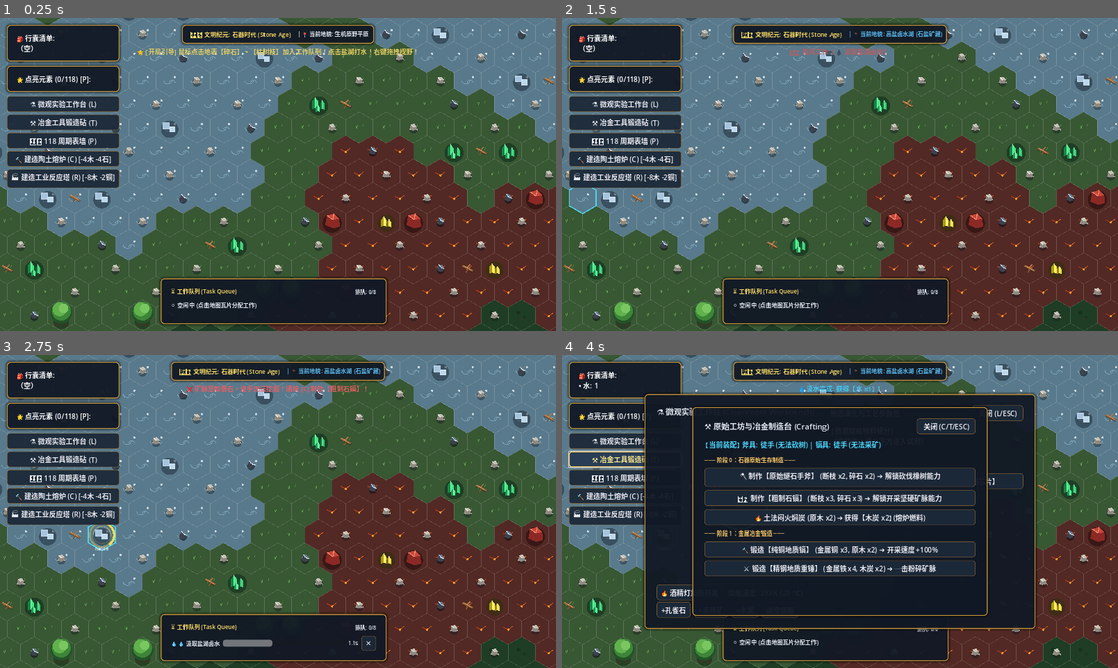
Above: before the commit, frames 1-4 (two rows, left to right).
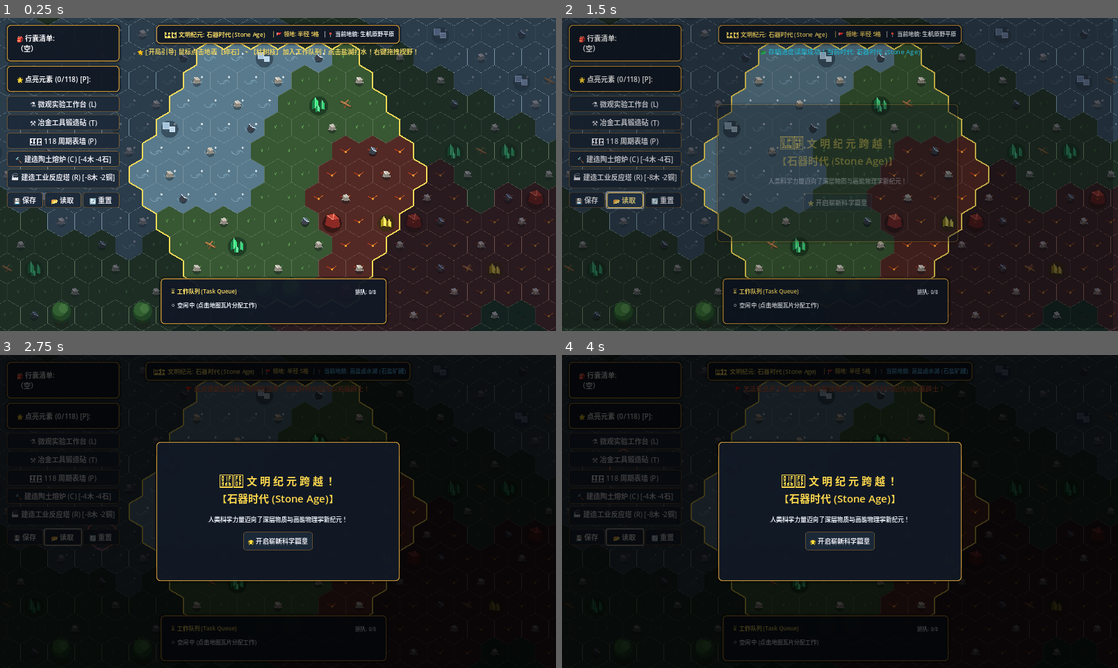
Above: after the commit, the same moments.

Repository: imlinhanchao/elemental-earth-2d
Game: Godot game, scene res://src/scenes/world.tscn
The game is run twice, just before and just after one commit, with the same random seed, the same clock (stepped at 60 frames per second) and the same inputs.
Inputs (mouse positions are in pixels of both pictures, inside the frame that each line leads up to):
- Up to frame 1 (0.25 s): no input
- Up to frame 2 (1.5 s): click (584, 199) at 0.5 s, where only the run after the commit has a clickable "💾 保存"; click "✕" (after the commit: "📂 读取") at 1.25 s
- Up to frame 3 (2.75 s): click (100, 536) at 2 s, where only the run after the commit has a clickable "🔄 重置"
- Up to frame 4 (4 s): click "⚗️ 微观实验工作台 (L)" at 2.75 s; click "⚒️ 冶金工具锻造砧 (T)" at 3.5 s

The runs differ from the first frame. In frame 1, 51% of the frame differs, in the area x 0-100%, y 0-100%; in frame 2, 78%; in frame 3, 99%; in frame 4, 72%.

Commit message:
feat: implement era territory expansion, fog of war boundary, and full save/load architecture

Diff:
--- a/src/core/game_state.gd
+++ b/src/core/game_state.gd
@@ -6,6 +6,7 @@
 const PlayerInventory = preload("res://src/core/player_inventory.gd")
 const ChemistrySolver = preload("res://src/core/chemistry_solver.gd")
 const ProcessBlueprint = preload("res://src/core/process_blueprint.gd")
+const HexWorldGenerator = preload("res://src/core/hex_world_generator.gd")
 
 signal element_discovered(element_number: int, item_key: String)
 signal notification_posted(text: String, color: Color)
@@ -112,6 +113,24 @@
 
 func post_notice(text: String, color: Color = Color.WHITE) -> void:
 	notification_posted.emit(text, color)
+
+func get_current_territory_radius() -> int:
+	match current_era:
+		0: return 5   # 石器时代: 基础 5 格半径
+		1: return 8   # 炼金时代: 扩展至 8 格
+		2: return 11  # 近代化学: 扩展至 11 格
+		3: return 14  # 电化学: 扩展至 14 格
+		4: return 17  # 稀土时代: 扩展至 17 格
+		5: return 20  # 原子能时代: 覆盖全图
+		_: return 5 + current_era * 3
+
+func is_hex_in_territory(q: int, r: int) -> bool:
+	var dist = (abs(q) + abs(q + r) + abs(r)) / 2
+	return dist <= get_current_territory_radius()
+
+func is_pos_in_territory(pos: Vector2) -> bool:
+	var h = HexWorldGenerator.pixel_to_hex(pos)
+	return is_hex_in_territory(h.x, h.y)
 
 func _process(delta: float) -> void:
 	if not active_task.is_empty():
--- /dev/null
+++ b/src/core/save_manager.gd
@@ -0,0 +1,131 @@
+# save_manager.gd
+# 游戏通用持久化存档管理器: 负责全量序列化与恢复时代进度、背包、蓝图及大世界建筑
+class_name SaveManager
+extends RefCounted
+
+const ProcessBlueprint = preload("res://src/core/process_blueprint.gd")
+const SAVE_PATH: String = "user://elemental_save.json"
+
+static func save_game(world_node: Node2D = null) -> bool:
+	var save_dict: Dictionary = {
+		"version": 1,
+		"timestamp": Time.get_unix_time_from_system(),
+		"datetime": Time.get_datetime_string_from_system(),
+		"game_state": {
+			"current_era": GameState.current_era,
+			"discovered_elements": GameState.discovered_elements,
+			"equipped_tools": GameState.equipped_tools,
+			"inventory": GameState.inventory.items,
+			"unlocked_blueprints": _serialize_blueprints()
+		},
+		"world_state": {}
+	}
+
+	if world_node != null and world_node.has_method("serialize_world_state"):
+		save_dict["world_state"] = world_node.serialize_world_state()
+
+	var json_text = JSON.stringify(save_dict, "\t")
+	var file = FileAccess.open(SAVE_PATH, FileAccess.WRITE)
+	if not file:
+		print("[SaveManager] 存档写入失败: ", FileAccess.get_open_error())
+		GameState.post_notice("❌ 存档写入失败！", Color.RED)
+		return false
+
+	file.store_string(json_text)
+	file.close()
+	print("[SaveManager] 存档成功写入: %s" % SAVE_PATH)
+	GameState.post_notice("💾 游戏进度已成功安全保存！", Color(0.3, 0.9, 0.5))
+	return true
+
+static func load_game(world_node: Node2D = null) -> bool:
+	if not FileAccess.file_exists(SAVE_PATH):
+		GameState.post_notice("⚠️ 未找到历史存档文件！", Color.YELLOW)
+		return false
+
+	var file = FileAccess.open(SAVE_PATH, FileAccess.READ)
+	if not file:
+		GameState.post_notice("❌ 无法打开存档文件！", Color.RED)
+		return false
+
+	var json_text = file.get_as_text()
+	file.close()
+
+	var parsed = JSON.parse_string(json_text)
+	if not (parsed is Dictionary):
+		GameState.post_notice("❌ 存档数据损坏或格式错误！", Color.RED)
+		return false
+
+	var gs_data = parsed.get("game_state", {})
+	GameState.current_era = int(gs_data.get("current_era", 0))
+
+	GameState.discovered_elements = []
+	for num in gs_data.get("discovered_elements", []):
+		GameState.discovered_elements.append(int(num))
+
+	GameState.equipped_tools = gs_data.get("equipped_tools", {
+		"axe": "bare_hands",
+		"pickaxe": "bare_hands"
+	})
+
+	GameState.inventory.items = {}
+	var inv_data = gs_data.get("inventory", {})
+	for k in inv_data.keys():
+		GameState.inventory.items[k] = int(inv_data[k])
+	GameState.inventory.item_changed.emit("", 0)
+
+	_deserialize_blueprints(gs_data.get("unlocked_blueprints", {}))
+
+	var world_data = parsed.get("world_state", {})
+	if world_node != null and world_node.has_method("deserialize_world_state"):
+		world_node.deserialize_world_state(world_data)
+
+	GameState.era_advanced.emit(0, GameState.current_era, GameState.ERA_NAMES[GameState.current_era])
+	GameState.post_notice("📂 存档进度读取成功！当前时代: %s" % GameState.ERA_NAMES[GameState.current_era], Color(0.2, 0.9, 1.0))
+	return true
+
+static func has_save() -> bool:
+	return FileAccess.file_exists(SAVE_PATH)
+
+static func reset_save(world_node: Node2D = null) -> void:
+	if FileAccess.file_exists(SAVE_PATH):
+		DirAccess.remove_absolute(SAVE_PATH)
+	GameState.current_era = 0
+	GameState.discovered_elements = []
+	GameState.equipped_tools = { "axe": "bare_hands", "pickaxe": "bare_hands" }
+	GameState.inventory.items = {}
+	GameState.unlocked_blueprints = {}
+	GameState.inventory.item_changed.emit("", 0)
+	GameState.era_advanced.emit(0, 0, GameState.ERA_NAMES[0])
+
+	if world_node != null and world_node.has_method("reset_world_state"):
+		world_node.reset_world_state()
+
+	GameState.post_notice("🔄 进度已完全重置，重新开启石器时代！", Color.GOLD)
+
+static func _serialize_blueprints() -> Dictionary:
+	var dict: Dictionary = {}
+	for k in GameState.unlocked_blueprints.keys():
+		var bp = GameState.unlocked_blueprints[k]
+		dict[k] = {
+			"id": bp.id,
+			"display_name": bp.display_name,
+			"inputs": bp.inputs,
+			"outputs": bp.outputs,
+			"min_temp": bp.min_temp,
+			"duration_seconds": bp.duration_seconds
+		}
+	return dict
+
+static func _deserialize_blueprints(dict: Dictionary) -> void:
+	GameState.unlocked_blueprints = {}
+	for k in dict.keys():
+		var d = dict[k]
+		var bp = ProcessBlueprint.new(
+			d.get("id", k),
+			d.get("display_name", k),
+			d.get("inputs", {}),
+			d.get("outputs", {}),
+			float(d.get("min_temp", 293.15))
+		)
+		bp.duration_seconds = float(d.get("duration_seconds", 3.0))
+		GameState.unlocked_blueprints[k] = bp
--- a/src/scenes/resource_node.gd
+++ b/src/scenes/resource_node.gd
@@ -41,6 +41,11 @@
 
 func request_mine_task() -> void:
 	if not visible:
+		return
+
+	# 检查是否在当前文明领地内
+	if not GameState.is_pos_in_territory(global_position):
+		GameState.post_notice("🚩 此资源超出当前文明领地边界！请提升时代纪元以拓疆辟土！", Color(1.0, 0.45, 0.3))
 		return
 
 	# 检查是否满足工具前置需求
@@ -97,6 +102,12 @@
 	queue_redraw()
 
 func _process(_delta: float) -> void:
+	# 动态根据领地状态调暗超出领地的节点
+	if not GameState.is_pos_in_territory(global_position):
+		modulate = Color(0.65, 0.65, 0.75, 0.55)
+	else:
+		modulate = Color.WHITE
+
 	# 若当前节点正是正在开工的目标，则持续重绘显示工作环
 	if GameState.active_task.get("target_node") == self:
 		queue_redraw()
--- a/src/scenes/world.gd
+++ b/src/scenes/world.gd
@@ -1,11 +1,12 @@
 # world.gd
-# 2D 开放大世界总场景: 鼠标上帝视角控制、自由拖拽与缩放、六边形作业队列驱动
+# 2D 开放大世界总场景: 鼠标上帝视角控制、时代领地疆域系统、自动存档与工业连续流
 extends Node2D
 
 const HexWorldGenerator = preload("res://src/core/hex_world_generator.gd")
 const ResourceNodeScene = preload("res://src/scenes/resource_node.tscn")
 const FurnaceScene = preload("res://src/scenes/furnace.tscn")
 const IndustrialReactorScene = preload("res://src/scenes/industrial_reactor.tscn")
+const SaveManager = preload("res://src/core/save_manager.gd")
 
 @onready var entities = $Entities
 @onready var camera = $WorldCamera
@@ -14,6 +15,14 @@
 var hex_gen: HexWorldGenerator
 var generated_hexes: Dictionary = {} # Vector2i(q, r) -> BiomeType
 var hovered_hex: Vector2i = Vector2i(9999, 9999)
+
+# 建筑实例列表 (用于全量持久化存档)
+var built_furnaces: Array[Node2D] = []
+var built_reactors: Array[Node2D] = []
+
+# 自动存档计时器 (45 秒周期)
+var auto_save_timer: float = 0.0
+const AUTO_SAVE_INTERVAL: float = 45.0
 
 # 摄像机控制状态
 var is_dragging_camera: bool = false
@@ -32,10 +41,24 @@
 	hud.build_furnace_requested.connect(_on_build_furnace_requested)
 	hud.build_reactor_requested.connect(_on_build_reactor_requested)
 
+	hud.save_requested.connect(func(): SaveManager.save_game(self))
+	hud.load_requested.connect(func(): SaveManager.load_game(self))
+	hud.reset_requested.connect(func(): SaveManager.reset_save(self))
+
 	GameState.task_progress_updated.connect(func(_t, _p, _r): queue_redraw())
 	GameState.task_queue_changed.connect(func(): queue_redraw())
 
-	GameState.post_notice("🌟 [开局引导] 鼠标点击地表【碎石】、【枯树枝】加入工作队列！点击盐湖打水！右键拖拽视野！", Color(1.0, 0.88, 0.4))
+	GameState.era_advanced.connect(func(_old, _new, era_name):
+		queue_redraw()
+		GameState.post_notice("🚩 【领地疆域扩展】随着迈向【%s】，文明疆域拓展至半径 %d 格！" % [era_name, GameState.get_current_territory_radius()], Color(1.0, 0.85, 0.2))
+		SaveManager.save_game(self)
+	)
+
+	# 如果已有历史存档，自动恢复进度
+	if SaveManager.has_save():
+		SaveManager.load_game(self)
+	else:
+		GameState.post_notice("🌟 [开局引导] 鼠标点击地表【碎石】、【枯树枝】加入工作队列！点击盐湖打水！右键拖拽视野！", Color(1.0, 0.88, 0.4))
 
 	# 如果携带 --screenshot 参数，则在1.5秒后截取当前画面并退出
 	for arg in OS.get_cmdline_user_args():
@@ -108,6 +131,11 @@
 
 func _handle_tile_click(hex: Vector2i) -> void:
 	if not generated_hexes.has(hex):
+		return
+
+	# 校验是否在领地范围内
+	if not GameState.is_hex_in_territory(hex.x, hex.y):
+		GameState.post_notice("🚩 无法在此开工：超出当前文明领地边界！请提升时代纪元以拓疆辟土！", Color(1.0, 0.45, 0.3))
 		return
 
 	var biome = generated_hexes[hex]
@@ -156,6 +184,12 @@
 	# 平滑缩放过渡
 	camera.zoom = camera.zoom.lerp(target_zoom, delta * 12.0)
 
+	# 自动存档周期计时
+	auto_save_timer += delta
+	if auto_save_timer >= AUTO_SAVE_INTERVAL:
+		auto_save_timer = 0.0
+		SaveManager.save_game(self)
+
 func _draw() -> void:
 	# 1. 绘制每一个六边形地块及专属生态纹理
 	for coord in generated_hexes.keys():
@@ -164,6 +198,7 @@
 		var biome = generated_hexes[coord]
 		var center = HexWorldGenerator.hex_to_pixel(q, r)
 		var col = HexWorldGenerator.get_biome_color(biome)
+		var in_territory = GameState.is_hex_in_territory(q, r)
 
 		# 绘制六边形多边形顶点 (6 个点)
 		var points = PackedVector2Array()
@@ -172,7 +207,7 @@
 			var pt = center + Vector2(cos(angle), sin(angle)) * HexWorldGenerator.HEX_RADIUS
 			points.append(pt)
 
-		# 填充底色
+		# 填充底色 (若超出领地，叠加迷雾遮罩颜色)
 		draw_colored_polygon(points, col)
 
 		# 绘制六边形专属群系纹理
@@ -182,7 +217,29 @@
 		points.append(points[0])
 		draw_polyline(points, col.lightened(0.18), 1.0)
 
-	# 2. 绘制鼠标当前悬停的六边形高亮框
+		# 超出领地范围瓦片叠加神秘未开拓迷雾
+		if not in_territory:
+			draw_colored_polygon(points, Color(0.04, 0.06, 0.10, 0.58))
+
+	# 2. 绘制文明领地外沿金色发光边界线 (Territory Borders)
+	var hex_dirs = [
+		Vector2i(1, 0), Vector2i(0, 1), Vector2i(-1, 1),
+		Vector2i(-1, 0), Vector2i(0, -1), Vector2i(1, -1)
+	]
+	for coord in generated_hexes.keys():
+		if GameState.is_hex_in_territory(coord.x, coord.y):
+			var c = HexWorldGenerator.hex_to_pixel(coord.x, coord.y)
+			for i in range(6):
+				var neighbor = coord + hex_dirs[i]
+				if not GameState.is_hex_in_territory(neighbor.x, neighbor.y):
+					var a1 = deg_to_rad(60.0 * i - 30.0)
+					var a2 = deg_to_rad(60.0 * ((i + 1) % 6) - 30.0)
+					var p1 = c + Vector2(cos(a1), sin(a1)) * HexWorldGenerator.HEX_RADIUS
+					var p2 = c + Vector2(cos(a2), sin(a2)) * HexWorldGenerator.HEX_RADIUS
+					# 领地外发光金色线条
+					draw_line(p1, p2, Color(1.0, 0.88, 0.35, 0.95), 3.0)
+
+	# 3. 绘制鼠标当前悬停的六边形高亮框
 	if generated_hexes.has(hovered_hex):
 		var h_center = HexWorldGenerator.hex_to_pixel(hovered_hex.x, hovered_hex.y)
 		var h_points = PackedVector2Array()
@@ -191,19 +248,19 @@
 			var pt = h_center + Vector2(cos(angle), sin(angle)) * HexWorldGenerator.HEX_RADIUS
 			h_points.append(pt)
 		h_points.append(h_points[0])
-		draw_polyline(h_points, Color(0.3, 0.9, 1.0, 0.8), 2.5) # 亮青色光环
-
-	# 3. 绘制当前正在进行的任务的世界地块指示器
+		var h_col = Color(0.3, 0.9, 1.0, 0.85) if GameState.is_hex_in_territory(hovered_hex.x, hovered_hex.y) else Color(1.0, 0.4, 0.4, 0.7)
+		draw_polyline(h_points, h_col, 2.5)
+
+	# 4. 绘制当前正在进行的任务的世界地块指示器
 	if not GameState.active_task.is_empty():
 		var t_pos = GameState.active_task.get("world_pos", Vector2.ZERO)
 		var total = float(GameState.active_task.get("total_time", 1.0))
 		var elapsed = float(GameState.active_task.get("elapsed_time", 0.0))
 		var pct = clamp(elapsed / total, 0.0, 1.0)
-		# 发光作业环
 		draw_arc(t_pos, 28.0, 0, TAU, 32, Color(1.0, 0.85, 0.2, 0.35), 4.0)
 		draw_arc(t_pos, 28.0, -PI/2, -PI/2 + pct * TAU, 32, Color(1.0, 0.88, 0.3, 0.95), 5.0)
 
-	# 4. 绘制排队中任务的地块指示环
+	# 5. 绘制排队中任务的地块指示环
 	for i in range(GameState.task_queue.size()):
 		var q_task = GameState.task_queue[i]
 		var q_pos = q_task.get("world_pos", Vector2.ZERO)
@@ -214,22 +271,18 @@
 func _draw_hex_biome_texture(center: Vector2, biome: HexWorldGenerator.BiomeType, _q: int, _r: int) -> void:
 	match biome:
 		HexWorldGenerator.BiomeType.PLAINS:
-			# 生机草丝 (两三簇细草)
 			draw_line(center + Vector2(-6, 2), center + Vector2(-8, -4), Color(0.35, 0.58, 0.30), 1.5)
 			draw_line(center + Vector2(-6, 2), center + Vector2(-4, -5), Color(0.38, 0.65, 0.32), 1.5)
 			draw_line(center + Vector2(8, -2), center + Vector2(10, -8), Color(0.32, 0.52, 0.28), 1.5)
 		HexWorldGenerator.BiomeType.VOLCANO:
-			# 暗红玄武岩裂隙与熔岩微光
 			draw_line(center + Vector2(-12, -4), center + Vector2(0, 2), Color(0.85, 0.25, 0.10, 0.7), 1.8)
 			draw_line(center + Vector2(0, 2), center + Vector2(10, -6), Color(1.0, 0.45, 0.15, 0.8), 1.5)
-			draw_circle(center + Vector2(0, 2), 2.5, Color(1.0, 0.65, 0.2, 0.9)) # 熔岩火星
+			draw_circle(center + Vector2(0, 2), 2.5, Color(1.0, 0.65, 0.2, 0.9))
 		HexWorldGenerator.BiomeType.SALT_LAKE:
-			# 水面涟漪与析盐白色微环
 			draw_arc(center + Vector2(-4, -2), 10.0, 0.2, PI - 0.2, 10, Color(0.65, 0.82, 0.92, 0.45), 1.5)
 			draw_arc(center + Vector2(6, 6), 7.0, PI + 0.2, TAU - 0.2, 8, Color(0.70, 0.88, 0.98, 0.40), 1.5)
-			draw_circle(center + Vector2(12, -8), 2.5, Color(0.95, 0.98, 1.0, 0.75)) # 析盐小晶片
+			draw_circle(center + Vector2(12, -8), 2.5, Color(0.95, 0.98, 1.0, 0.75))
 		HexWorldGenerator.BiomeType.DEEP_FOREST:
-			# 苍翠深林苔藓斑与落叶点
 			draw_circle(center + Vector2(-8, -6), 4.5, Color(0.08, 0.18, 0.09, 0.7))
 			draw_circle(center + Vector2(6, 4), 3.5, Color(0.10, 0.20, 0.11, 0.7))
 			draw_line(center + Vector2(-2, 8), center + Vector2(4, 10), Color(0.28, 0.20, 0.12), 2.0)
@@ -241,6 +294,11 @@
 		)
 
 func _on_build_furnace_requested() -> void:
+	var spawn_pos = HexWorldGenerator.hex_to_pixel(hovered_hex.x, hovered_hex.y) if generated_hexes.has(hovered_hex) else camera.position
+	if not GameState.is_pos_in_territory(spawn_pos):
+		GameState.post_notice("🚩 无法在此建造：超出当前文明领地边界！", Color(1.0, 0.4, 0.4))
+		return
+
 	var stone_count = GameState.inventory.get_count("stone")
 	var flint_count = GameState.inventory.get_count("flint")
 	if GameState.inventory.has_item("wood", 4) and (stone_count + flint_count >= 4):
@@ -253,22 +311,114 @@
 		if needed > 0:
 			GameState.inventory.remove_item("flint", needed)
 		var new_f = FurnaceScene.instantiate()
-		var spawn_pos = HexWorldGenerator.hex_to_pixel(hovered_hex.x, hovered_hex.y) if generated_hexes.has(hovered_hex) else camera.position
 		new_f.position = spawn_pos
 		entities.add_child(new_f)
+		built_furnaces.append(new_f)
 		_bind_furnace_events(new_f)
 		GameState.post_notice("🔨 现场施工完成！消耗原木 x4 与碎石 x4 堆砌起【陶土熔炉】！", Color.GREEN)
+		SaveManager.save_game(self)
 	else:
 		GameState.post_notice("❌ 建造土窑原料不足！需要: 原木 x4, 碎石 x4 (亦可用燧石充当)", Color.RED)
 
 func _on_build_reactor_requested() -> void:
+	var spawn_pos = HexWorldGenerator.hex_to_pixel(hovered_hex.x, hovered_hex.y) if generated_hexes.has(hovered_hex) else camera.position
+	if not GameState.is_pos_in_territory(spawn_pos):
+		GameState.post_notice("🚩 无法在此建造：超出当前文明领地边界！", Color(1.0, 0.4, 0.4))
+		return
+
 	if GameState.inventory.has_item("wood", 8) and GameState.inventory.has_item("copper", 2):
 		GameState.inventory.remove_item("wood", 8)
 		GameState.inventory.remove_item("copper", 2)
 		var new_r = IndustrialReactorScene.instantiate()
-		var spawn_pos = HexWorldGenerator.hex_to_pixel(hovered_hex.x, hovered_hex.y) if generated_hexes.has(hovered_hex) else camera.position
 		new_r.position = spawn_pos
 		entities.add_child(new_r)
+		built_reactors.append(new_r)
 		GameState.post_notice("🏭 近代工业巨构施工完成！消耗原木 x8 与金属铜 x2 建立【工业连续反应塔】！", Color(0.2, 0.8, 1.0))
+		SaveManager.save_game(self)
 	else:
 		GameState.post_notice("❌ 建造反应塔原料不足！需要: 原木 x8, 金属铜 x2 (请先在土窑炼铜)", Color.RED)
+
+# --- 存档序列化与反序列化接口 ---
+
+func serialize_world_state() -> Dictionary:
+	var f_data: Array = []
+	for f in built_furnaces:
+		if is_instance_valid(f):
+			f_data.append({
+				"x": f.position.x,
+				"y": f.position.y,
+				"temperature": f.buffer.temperature,
+				"burn_timer": f.burn_timer,
+				"is_active_fire": f.is_active_fire,
+				"components": f.buffer.components
+			})
+	var r_data: Array = []
+	for r in built_reactors:
+		if is_instance_valid(r):
+			r_data.append({
+				"x": r.position.x,
+				"y": r.position.y,
+				"blueprint_id": r.installed_blueprint.id if r.installed_blueprint else "",
+				"total_produced": r.total_produced_count
+			})
+	return {
+		"cam_x": camera.position.x,
+		"cam_y": camera.position.y,
+		"zoom": target_zoom.x,
+		"furnaces": f_data,
+		"reactors": r_data
+	}
+
+func deserialize_world_state(data: Dictionary) -> void:
+	if data.has("cam_x") and data.has("cam_y"):
+		camera.position = Vector2(float(data["cam_x"]), float(data["cam_y"]))
+	if data.has("zoom"):
+		target_zoom = Vector2(float(data["zoom"]), float(data["zoom"]))
+		camera.zoom = target_zoom
+
+	# 清理旧建筑
+	for f in built_furnaces:
+		if is_instance_valid(f): f.queue_free()
+	built_furnaces.clear()
+	for r in built_reactors:
+		if is_instance_valid(r): r.queue_free()
+	built_reactors.clear()
+
+	# 还原熔炉
+	for f_item in data.get("furnaces", []):
+		var new_f = FurnaceScene.instantiate()
+		new_f.position = Vector2(float(f_item["x"]), float(f_item["y"]))
+		entities.add_child(new_f)
+		built_furnaces.append(new_f)
+		_bind_furnace_events(new_f)
+		new_f.buffer.temperature = float(f_item.get("temperature", 293.15))
+		new_f.burn_timer = float(f_item.get("burn_timer", 0.0))
+		new_f.is_active_fire = bool(f_item.get("is_active_fire", false))
+		var comps = f_item.get("components", {})
+		for c_k in comps.keys():
+			new_f.buffer.components[c_k] = float(comps[c_k])
+
+	# 还原反应塔
+	for r_item in data.get("reactors", []):
+		var new_r = IndustrialReactorScene.instantiate()
+		new_r.position = Vector2(float(r_item["x"]), float(r_item["y"]))
+		entities.add_child(new_r)
+		built_reactors.append(new_r)
+		new_r.total_produced_count = int(r_item.get("total_produced", 0))
+		var bpid = r_item.get("blueprint_id", "")
+		if bpid != "" and GameState.unlocked_blueprints.has(bpid):
+			new_r.install_blueprint(GameState.unlocked_blueprints[bpid])
+
+	queue_redraw()
+
+func reset_world_state() -> void:
+	for f in built_furnaces:
+		if is_instance_valid(f): f.queue_free()
+	built_furnaces.clear()
+	for r in built_reactors:
+		if is_instance_valid(r): r.queue_free()
+	built_reactors.clear()
+	camera.position = Vector2.ZERO
+	target_zoom = Vector2.ONE
+	camera.zoom = Vector2.ONE
+	queue_redraw()
--- a/src/ui/hud.gd
+++ b/src/ui/hud.gd
@@ -4,16 +4,24 @@
 
 signal build_furnace_requested
 signal build_reactor_requested
+signal save_requested
+signal load_requested
+signal reset_requested
 
 const ThemeStyler = preload("res://src/ui/theme_styler.gd")
 
 @onready var inventory_label = $Margin/HBox/LeftBox/InvPanel/Margin/VBox/InvLabel
 @onready var notice_label = $Margin/TopBox/NoticeLabel
 @onready var era_label = $Margin/TopBox/EraPanel/HBox/EraLabel
+@onready var territory_label = $Margin/TopBox/EraPanel/HBox/TerritoryLabel
 @onready var biome_label = $Margin/TopBox/EraPanel/HBox/BiomeLabel
 @onready var furnace_panel = $Margin/HBox/RightBox/FurnacePanel
 @onready var furnace_info = $Margin/HBox/RightBox/FurnacePanel/Margin/VBox/FurnaceInfo
 @onready var elements_label = $Margin/HBox/LeftBox/ElementsPanel/Margin/VBox/ElementsLabel
+
+@onready var btn_save = $Margin/HBox/LeftBox/SaveHBox/BtnSave
+@onready var btn_load = $Margin/HBox/LeftBox/SaveHBox/BtnLoad
+@onready var btn_reset = $Margin/HBox/LeftBox/SaveHBox/BtnReset
 
 # 任务队列 UI 控件
 @onready var task_panel = $Margin/HBox/CenterSpacer/TaskQueuePanel
@@ -57,6 +65,10 @@
 		if not GameState.active_task.is_empty():
 			GameState.cancel_task(GameState.active_task.get("id"))
 	)
+
+	btn_save.pressed.connect(func(): save_requested.emit())
+	btn_load.pressed.connect(func(): load_requested.emit())
+	btn_reset.pressed.connect(func(): reset_requested.emit())
 
 	furnace_panel.visible = false
 	_update_inventory_ui()
@@ -152,6 +164,8 @@
 
 func _update_era_label() -> void:
 	era_label.text = "  🏛️ 文明纪元: %s  " % GameState.ERA_NAMES[GameState.current_era]
+	if territory_label:
+		territory_label.text = " | 🚩 领地: 半径 %d格" % GameState.get_current_territory_radius()
 
 func update_current_biome(biome: int) -> void:
 	var b_name = "生机原野平原"
--- a/src/ui/hud.tscn
+++ b/src/ui/hud.tscn
@@ -42,6 +42,12 @@
 text = "🏛️ 文明纪元: 石器时代 (Stone Age)"
 horizontal_alignment = 1
 
+[node name="TerritoryLabel" type="Label" parent="Margin/TopBox/EraPanel/HBox"]
+layout_mode = 2
+theme_override_colors/font_color = Color(0.9, 0.78, 0.35, 1)
+theme_override_font_sizes/font_size = 13
+text = " | 🚩 领地: 半径 5格"
+
 [node name="BiomeLabel" type="Label" parent="Margin/TopBox/EraPanel/HBox"]
 layout_mode = 2
 theme_override_font_sizes/font_size = 13
@@ -122,6 +128,25 @@
 [node name="BtnBuildReactor" type="Button" parent="Margin/HBox/LeftBox/ActionButtons"]
 layout_mode = 2
 text = "🏭 建造工业反应塔 (R) [-8木 -2铜]"
+
+[node name="SaveHBox" type="HBoxContainer" parent="Margin/HBox/LeftBox"]
+layout_mode = 2
+theme_override_constants/separation = 4
+
+[node name="BtnSave" type="Button" parent="Margin/HBox/LeftBox/SaveHBox"]
+layout_mode = 2
+size_flags_horizontal = 3
+text = "💾 保存"
+
+[node name="BtnLoad" type="Button" parent="Margin/HBox/LeftBox/SaveHBox"]
+layout_mode = 2
+size_flags_horizontal = 3
+text = "📂 读取"
+
+[node name="BtnReset" type="Button" parent="Margin/HBox/LeftBox/SaveHBox"]
+layout_mode = 2
+size_flags_horizontal = 3
+text = "🔄 重置"
 
 [node name="CenterSpacer" type="Control" parent="Margin/HBox"]
 layout_mode = 2
Binary file changed: screenshot_current.png
Not shown, changed: AGENTS.md
